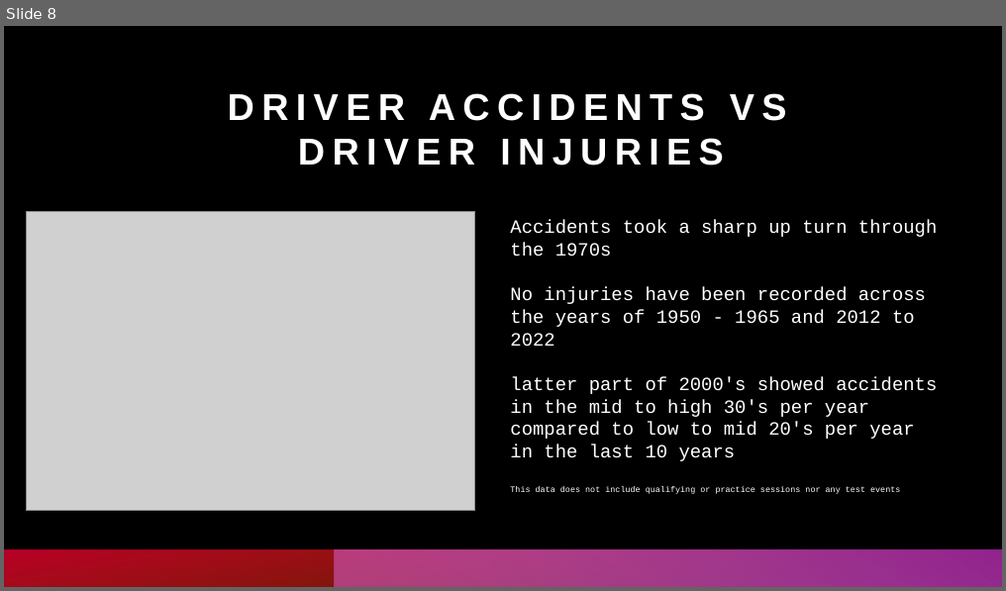
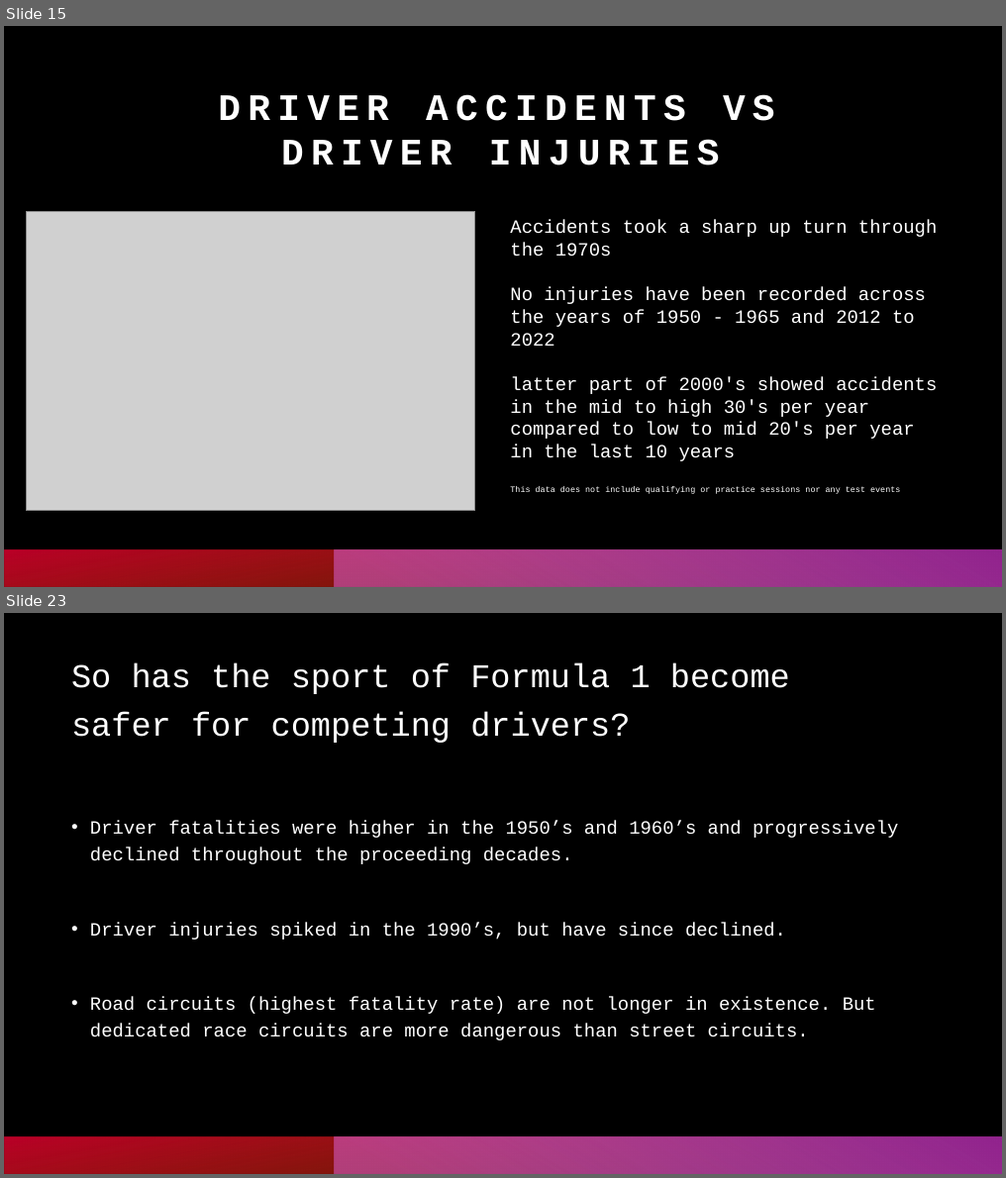
Before and after one commit to oli124/F1_safety, a slide deck: F1_driver_safety_pres.pptx. Shown one above the other, each under a label of ours: slide 8 before the commit, slides 15 and 23 after it; the slides between them are not shown. The pictures are 1006x591 and 1006x1178 pixels, drawn with LibreOffice and Linux fonts; fonts in the diff are those of the drawing; grey boxes stand for pictures. Boxes give left, top, right and bottom in pixels: in the first picture for what was removed or moved away, otherwise in the second. Text is boxed around its words. In the diff, an @@ line names an element or a change of style, - is before the commit and + after.

```diff
--- a/F1_driver_safety_pres.pptx
+++ b/F1_driver_safety_pres.pptx
@@ slide 23 added at [4, 613, 1002, 1174], background #000000; not listed: 2 template elements that a slide beside it also shows @@
@@ text added at [71, 663, 898, 1041], 18 pt, text #FFFFFF @@
+So has the sport of Formula 1 become safer for competing drivers?
+• Driver fatalities were higher in the 1950’s and 1960’s and progressively declined throughout the proceeding decades.
+• Driver injuries spiked in the 1990’s, but have since declined.
+• Road circuits (highest fatality rate) are not longer in existence. But dedicated race circuits are more dangerous than street circuits.
@@ what was slide 8 is now slide 15 @@
@@ slide 15 changed as well @@
@@ title "DRIVER ACCIDENTS VS DRIVER INJURIES": place and size @@
-title "DRIVER ACCIDENTS VS DRIVER INJURIES" at [228, 93, 787, 166]
+title "DRIVER ACCIDENTS VS DRIVER INJURIES" at [218, 94, 775, 166]
@@ title "DRIVER ACCIDENTS VS DRIVER INJURIES" at [218, 94, 775, 166]: font Arial to Courier New @@
```
Also in this commit, not shown: 3 other slides changed, 15 other slides added, 1 slide removed, 5 other files.
